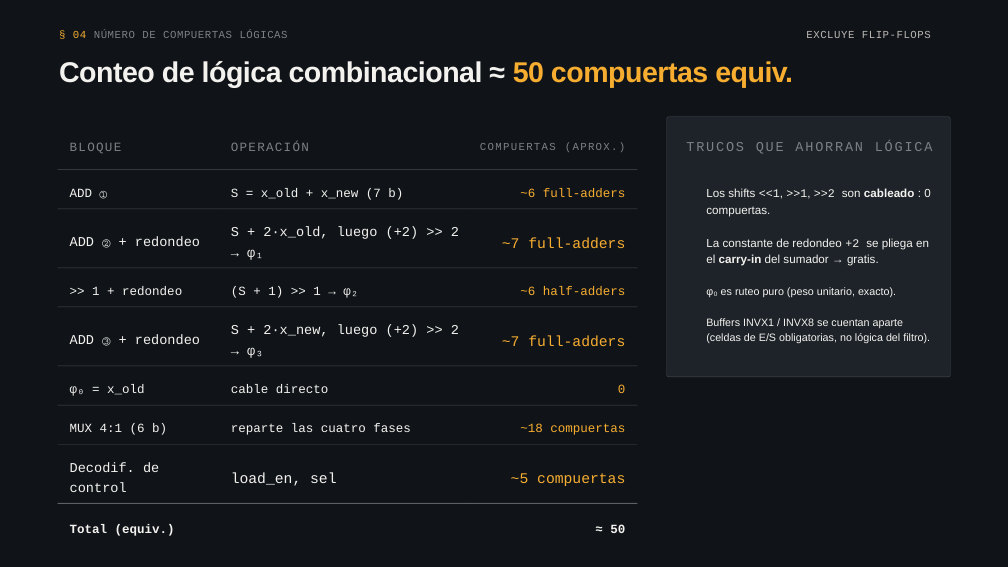
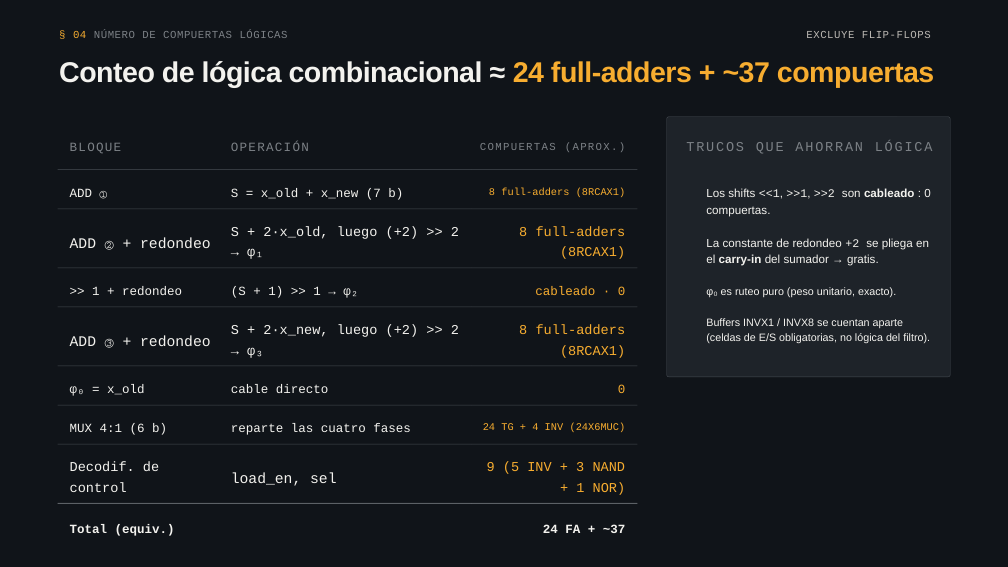
Before and after one commit to Mateodlcc/ICD, a slide deck: slide 5 of Digital/Presentacion.pptx. Drawn at 1008x567 pixels with LibreOffice and Linux fonts; fonts in the diff are those of the drawing. Boxes give left, top, right and bottom in pixels: in the first picture for what was removed or moved away, otherwise in the second. Text is boxed around its words. In the diff, an @@ line names an element or a change of style, - is before the commit and + after.

```diff
--- a/Digital/Presentacion.pptx
+++ b/Digital/Presentacion.pptx
@@ text at (59, 61, 934, 88): text changed @@
-Conteo de lógica combinacional ≈ 50 compuertas equiv.
+Conteo de lógica combinacional ≈ 24 full-adders + ~37 compuertas
@@ text at (489, 188, 626, 197): text changed; size 17.9 to 14.7 pt @@
-~6 full-adders
+8 full-adders (8RCAX1)
@@ text "ADD ② + redondeo" at (70, 237, 211, 250): size 19.4 to 21 pt; line spacing 1.25 to 1.35 @@
@@ text at (519, 226, 626, 259): text changed; size 21 to 19.4 pt @@
-~7 full-adders
+8 full-adders (8RCAX1)
@@ text at (535, 286, 626, 295): text changed @@
-~6 half-adders
+cableado · 0
@@ text "ADD ③ + redondeo" at (70, 335, 211, 348): size 19.4 to 21 pt; line spacing 1.25 to 1.35 @@
@@ text at (519, 324, 626, 358): text changed; size 21 to 19.4 pt @@
-~7 full-adders
+8 full-adders (8RCAX1)
@@ text at (483, 423, 626, 432): text changed; size 17.9 to 14.7 pt @@
-~18 compuertas
+24 TG + 4 INV (24X6MUC)
@@ text at (487, 462, 626, 495): text changed; size 21 to 19.4 pt @@
-~5 compuertas
+9 (5 INV + 3 NAND + 1 NOR)
@@ text at (543, 524, 626, 533): text changed @@
-≈ 50
+24 FA + ~37
```
Also in this commit, not shown: 2 other slides changed.
